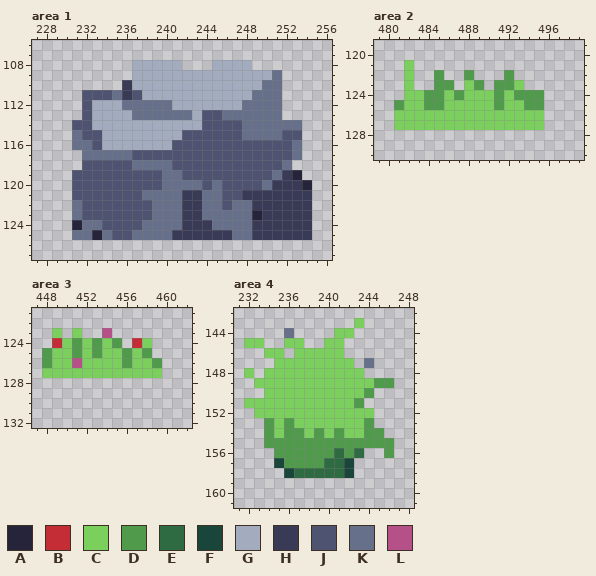
Pixel-art file -- Sprites/MC/Grasslands.aseprite. This is how it looked before the edit.
600x600 pixels, 1 frame. Shown: area 1: x 227..256, y 106..127; area 2: x 479..499, y 119..130; area 3: x 447..462, y 121..132; area 4: x 231..248, y 142..161. The commit also changed other parts of the picture, which this record leaves out.
Visible layers, top first: "border", "reference player2", "grasslands", "back".
Palette (. is transparent): A #26243a  B #c42c36  C #7bcf5c  D #509b4b  E #2e6a42  F #1a453b  G #a3acbe  H #393a56  J #4e5371  K #67708b  L #b55088
Pixels before, area 1, first column x 231:
108 ......GGGGG...GGGG......
109 ......GGGGGGGGGGGGGGK...
110 .....HGGGGGGGGGGGGGKK...
111 .JJJKHJGGGGGGGGGGGKKK...
112 .JGGGKKKKKGGGGGGGKKKK...
113 .JGGGGKKKKKKGJJKKKKKK...
114 JJGGGGGGGGGGGJJJJKKKKKK.
115 KJJGGGGGGGGJJJJJJKKKKJJ.
116 KKJGGGGGGGJJJJJJJJJJJJK.
117 .KKKKKJJJJJJJJJJJJJJJJK.
118 .JJJJJKKKKJJJJJJJJJJJK..
119 JJJJJJJJJKKJJJJJJJJJKHA.
120 JJJJJJJJJKKKKJKJJJJKHHHA
121 JJJJJJJKKKKHHKKJJHHHHHHH
122 KJJJJJJJKKKHHKKJKKHHHHHH
123 KJJJJJJJKKKHHKKKKKAHHHHH
124 AKKJJJJKKKKHHHKKKKHHHHHH
125 KKAKJJKKKKHHHHHHKKHHHHHH
Pixels before, area 2, first column x 481:
121 .C.............
122 .C..D..D...D...
123 .C..DD.CD.DDC..
124 .CCDDCDCCCDCDDD
125 DCCDDCCCCCDCCDD
126 CCCCCCCCCCCCCCC
127 CCCCCCCCCCCCCCC
Pixels before, area 3, first column x 448:
123 .C.C..L.....
124 .BCDCDCD.BC.
125 DCCDCDCCDCD.
126 DCCLCCCCDCCD
127 CCCCCCCCCCCC
Pixels before, area 4, first column x 232:
143 ...........C...
144 ....K....CC....
145 CC..CC..CC.....
146 ..CC.CCCCC.....
147 ...CCCCCCCC.K..
148 C.CCCCCCCCCC...
149 .CCCCCCCCCCCCDD
150 ..CCCCCCCCCCD..
151 CCCCCCCCCCCD...
152 .CCCCCCCCCCCC..
153 ..DCDCCCCCCCD..
154 ..DCDDCDCDCCDD.
155 ..DDDDDDDDDDDDD
156 ...DDDDDDEDE..D
157 ...FDDDDEEF....
158 ....FEEEEEF....
New version:
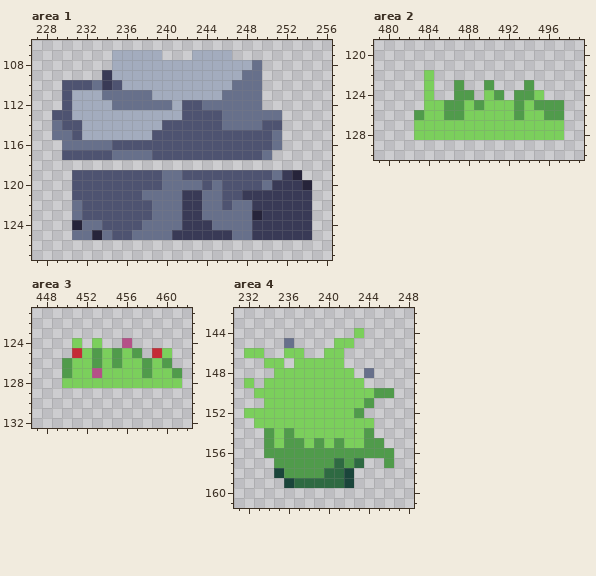
From old to new:
Changed rows in their new state; - is an unchanged pixel.
Area 1, layer "grasslands":
first column x 229:
107 ------GGGGG---GGGG-------
108 ------GG-----GGG----K----
109 -----HGG-----------KK..--
110 -JJJKHJG----------KKK..--
111 -JGGGK-KKK-------KKK-..--
112 -JGG--K------JJKKKK--..--
113 JJGG----GGGGGJJ----------
114 KJ-G-------JJJJ--KK--JJ..
115 KKJGG-----JJJ------JJJ-..
116 -K--KKJJJJJJ----------K..
117 -JJJJJ--KK-----------K...
118 ---.....................-
Area 2, layer "grasslands":
first column x 481:
121 -.---------------
122 -.-C.--.---.-----
123 -.-C..D..D...D---
124 -..C..-D.--.--C--
125 ...CCDD-D-C-DC-DD
126 ..D--DD-----D--DD
127 ..-------------CC
128 --CCCCCCCCCCCCCCC
Area 3, layer "grasslands":
first column x 448:
123 -.-.--.-------
124 -..C.C..L..---
125 ...B---DCD.BC-
126 ..DC-D-DC-DCD-
127 ..D--L----D-CD
128 --CCCCCCCCCCCC
Area 4, layer "grasslands":
first column x 232:
143 -----------.---
144 ----.----..C---
145 ..--K.--.-C----
146 CC..C-..-------
147 --C-.-----.-.--
148 .-.--------.K--
149 C.----------...
150 -C----------CDD
151 ..---------CD--
152 C----------D.--
153 -CC-C-------C--
154 -----C-C-C---.-
155 ---C--C-C-CC--.
156 --D------D-DDD-
157 ---D----D-DE--D
158 ---FDDDD-------
159 ----FEEEEEF----
